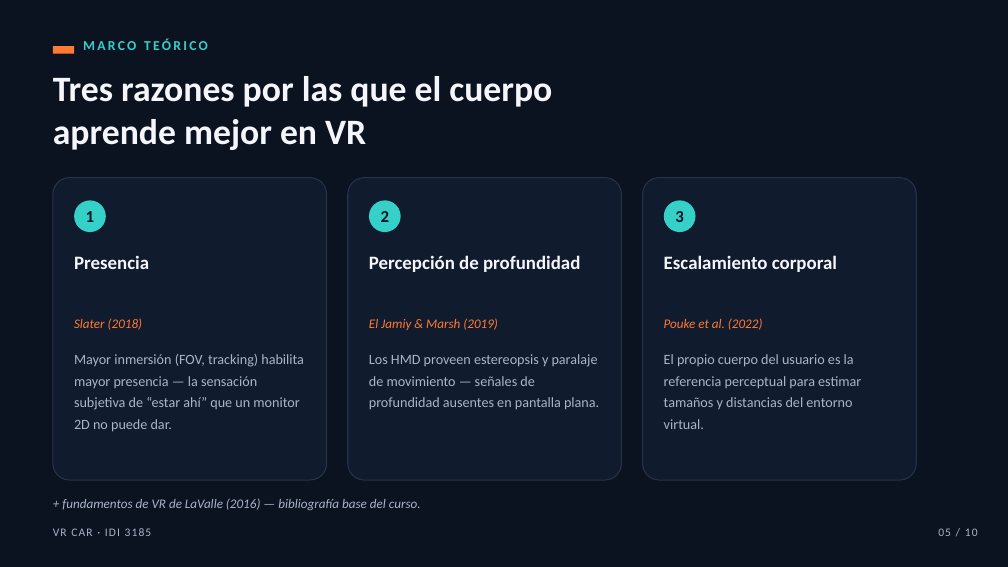
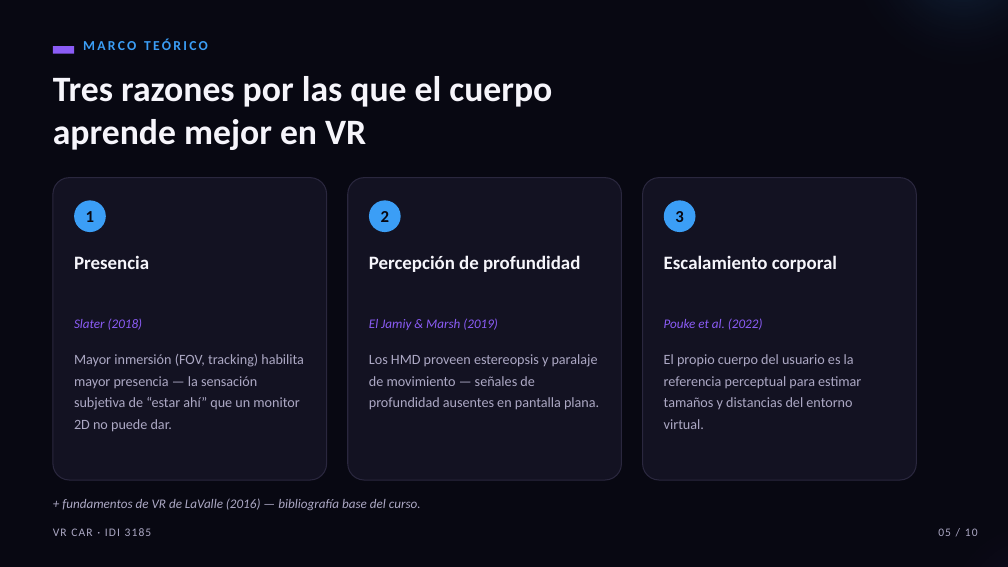
Before and after one commit to eanorambuena/xr-project, a slide deck: slide 5 of presentation/hito1-vrcar.pptx. Drawn at 1008x567 pixels with LibreOffice and Linux fonts; fonts in the diff are those of the drawing. Boxes give left, top, right and bottom in pixels: in the first picture for what was removed or moved away, otherwise in the second. Text is boxed around its words. In the diff, an @@ line names an element or a change of style, - is before the commit and + after.

```diff
--- a/presentation/hito1-vrcar.pptx
+++ b/presentation/hito1-vrcar.pptx
@@ background #0B1220 to #080812 @@
@@ rectangle at [53,46,74,54]: fill #FF7A33 to #8B5CF6 @@
@@ text "MARCO TEÓRICO" at [83,39,208,50]: text colour #35D0C7 to #3B9EF6 @@
@@ fill #111B2E to #131222; outline #27334A 1 pt to #2A273E 1 pt in 3 elements at [53,178,327,480], [348,178,622,480], [643,178,917,480] @@
@@ text colour #0B1220 to #080812 in 3 elements at [86,211,94,222], [381,211,389,222], [675,211,683,222] @@
@@ fill #35D0C7 to #3B9EF6 in 3 elements at [74,200,106,232], [369,200,401,232], [664,200,696,232] @@
@@ text colour #FF7A33 to #8B5CF6 in 3 elements at [74,319,143,330], [369,318,498,330], [664,318,763,330] @@
```
Also in this commit, not shown: 9 other slides changed.
